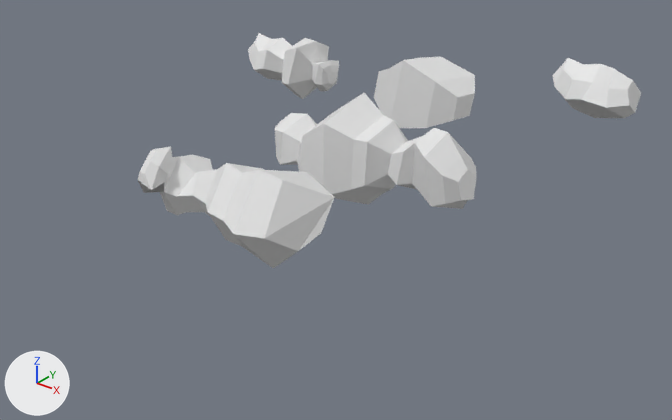
The glTF model public/3d/matthaikirchplatz.glb as it was, and as the next commit left it.
The view is the same before and after, from a 50 mm lens placed at (28.0, -20.7, 10.9), pointed at (11.4, 0.1, -2.0). Arrows for +X, +Y and +Z are at lower left; the lights stay in place. Materials are left out; every surface is plain grey.

The first picture shows 'cloud0', 'cloud1', 'cloud2', 'cloud3', 'cloud4'.
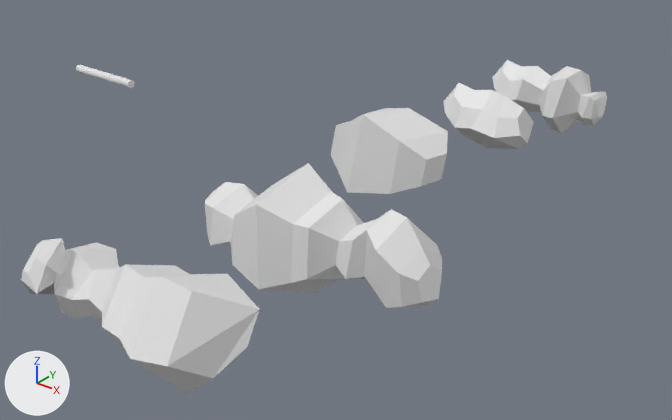
Scene script edits in JSON lines:
```json
{"op": "add", "block": "me_cylinder", "code": ["me_cylinder = bpy.data.meshes.new('Cylinder')", "me_cylinder.from_pydata(...)  # 64 vertices, 124 faces; spans x -3.0..0.0, y -0.15..0.15, z -0.15..0.15"]}
{"op": "set", "path": "ob_cloud0.location", "old": "(11.26, 5.01, 0.43)", "new": "(13.41, -0.09, 0.43)"}
{"op": "set", "path": "ob_cloud1.location", "old": "(12.96, -0.22, 0.18)", "new": "(15.11, -5.32, 0.18)"}
{"op": "set", "path": "ob_cloud2.location", "old": "(11.42, -5.14, 0.31)", "new": "(13.57, -10.23, 0.31)"}
{"op": "set", "path": "ob_cloud3.location", "old": "(4.91, 5.36, 0.06)", "new": "(14.31, 8.23, 0.06)"}
{"op": "set", "path": "ob_cloud4.location", "old": "(16.25, 9.06, 0.31)", "new": "(14.74, 4.28, 0.31)"}
{"op": "add", "block": "ob_cylinder", "code": ["ob_cylinder = bpy.data.objects.new('cylinder', me_cylinder)", "ob_cylinder.location = (2.07, -0.07, 0.31)"]}
```

Pixel boxes (x1, y1, x2, y2) of what changed, in the pictures (672 x 420 px):
```json
{"object": "cloud1", "change": "moved", "before": [275, 93, 477, 209], "after": [205, 163, 442, 308]}
{"object": "cloud2", "change": "moved", "before": [138, 146, 335, 268], "after": [21, 238, 260, 394]}
{"object": "cloud0", "change": "moved", "before": [374, 57, 475, 128], "after": [331, 108, 448, 194]}
{"object": "cloud3", "change": "moved", "before": [248, 33, 339, 99], "after": [492, 60, 607, 133]}
{"object": "cloud4", "change": "moved", "before": [553, 58, 641, 118], "after": [443, 83, 534, 149]}
{"object": "cylinder", "change": "added", "after": [76, 65, 135, 88]}
```
